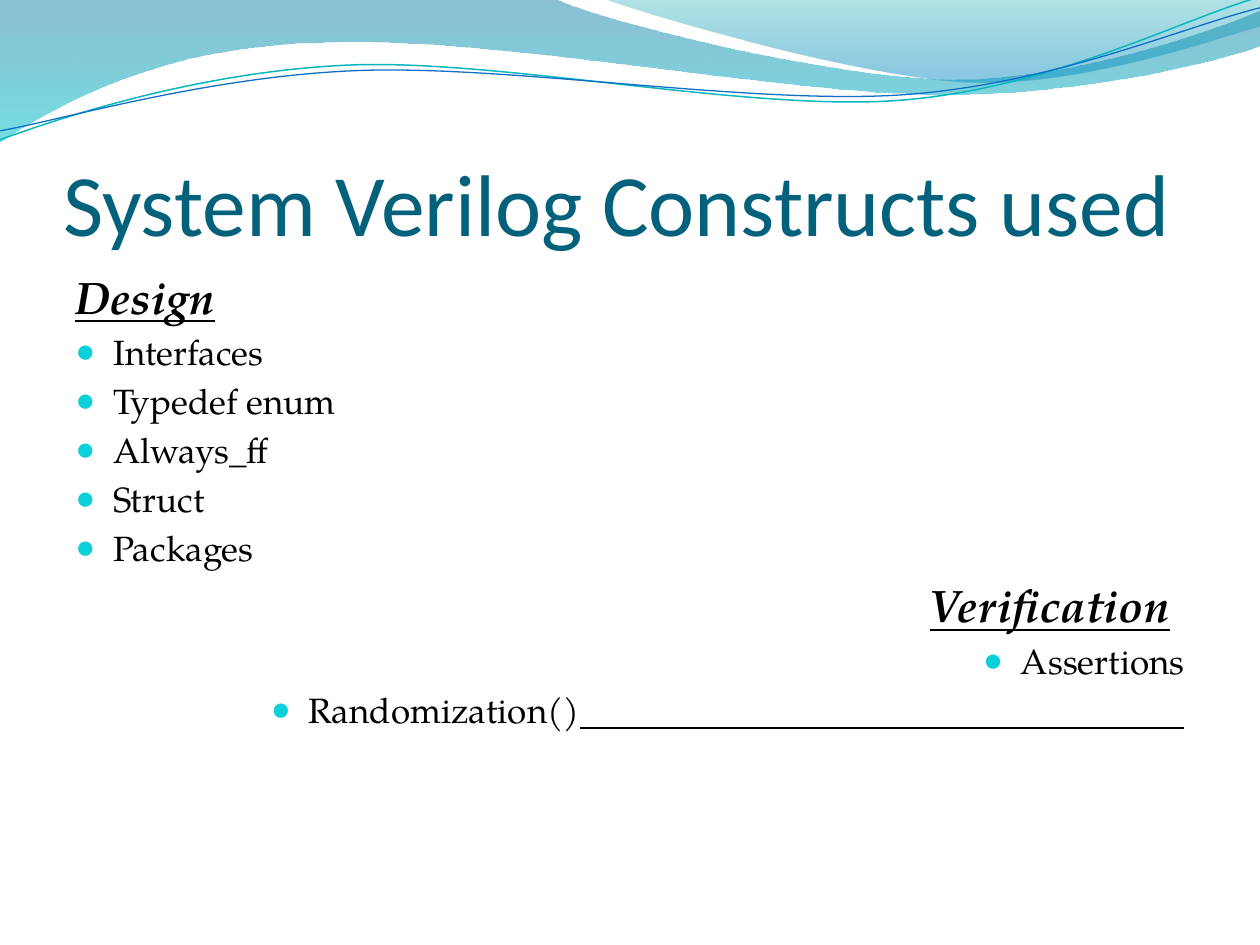
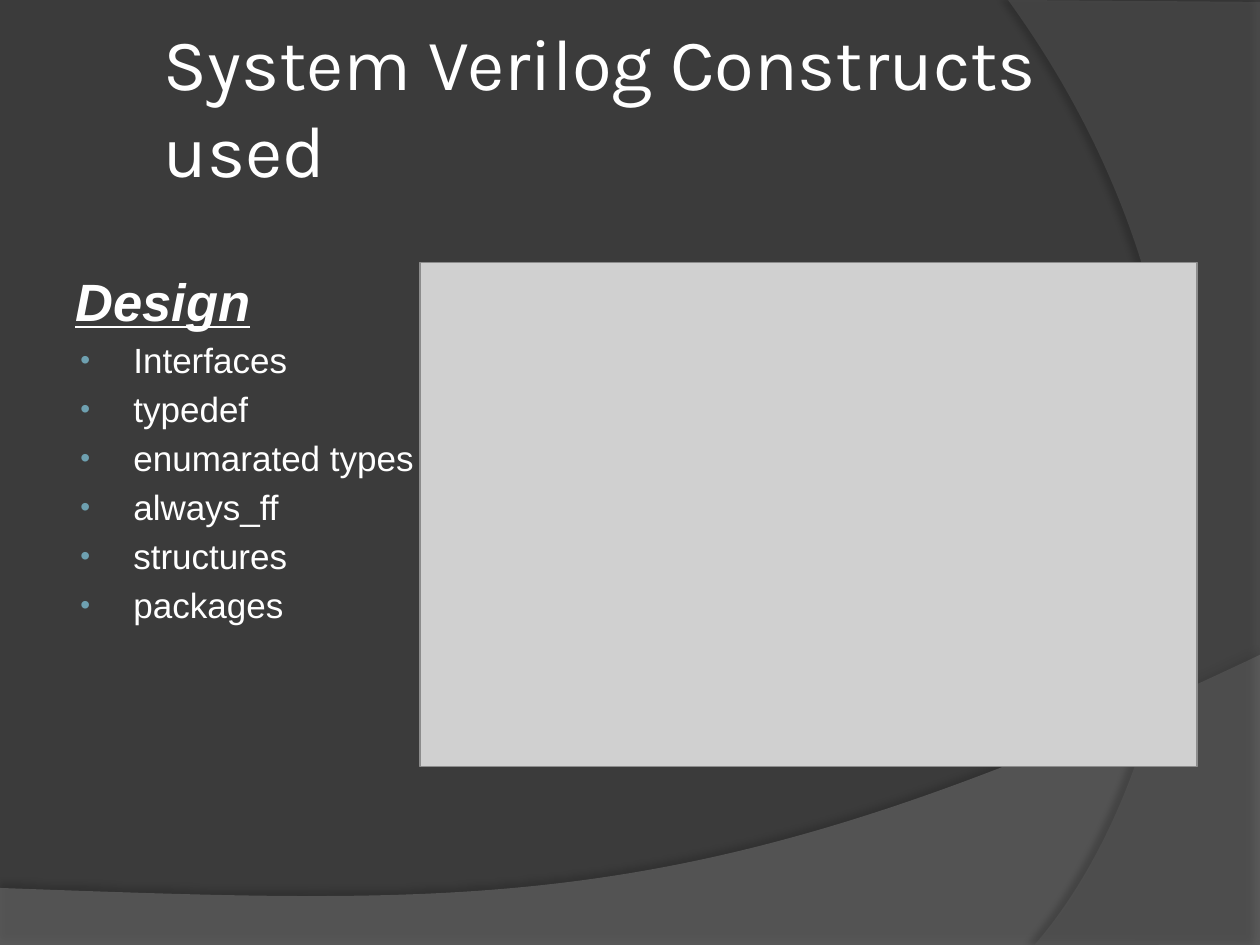
Before and after one commit to dhanusht6/system_verilog_project, a slide deck: slide 5 of Design and Verification of Cache with Cache coherency.pptx (slide 4 before the commit). Drawn at 1260x945 pixels with LibreOffice and Linux fonts; fonts in the diff are those of the drawing; grey boxes stand for pictures; background and template pictures are left out. Boxes give left, top, right and bottom in pixels: in the first picture for what was removed or moved away, otherwise in the second. Text is boxed around its words. In the diff, an @@ line names an element or a change of style, - is before the commit and + after.

```diff
--- a/Design and Verification of Cache with Cache coherency.pptx
+++ b/Design and Verification of Cache with Cache coherency.pptx
@@ background picture (left out) to #3B3B3B @@
@@ freeform shape removed at [0,0,1260,142] @@
@@ freeform shape removed at [0,0,1260,147] @@
@@ freeform shape removed at [0,8,1260,141] @@
@@ title "System Verilog Constructs used": place and size @@
-title "System Verilog Constructs used" at [63,175,1170,251]
+title "System Verilog Constructs used" at [164,40,1036,178]
@@ title "System Verilog Constructs used" at [164,40,1036,178]: size 50 to 41.4 pt, font Calibri to Karla, text colour #04617B to #FFFFFF; vertical alignment bottom to middle @@
@@ freeform shape removed at [604,0,1260,87] @@
@@ freeform shape added at [1008,0,1260,945], fill #5E5E5E at 40% opacity @@
@@ picture added at [420,262,1197,766] @@
@@ text at [75,283,287,374]: size 26 to 30 pt in "Design"; font TeX Gyre Pagella to Arial, text colour #000000 to #FFFFFF in "Design", "Interfaces"; bullet ● to •; bullet colour #0BD0D9 to #6EA0B0 @@
@@ text at [133,396,414,625]: text changed; font TeX Gyre Pagella to Arial; text colour #000000 to #FFFFFF @@
-● Typedef enum
-● Always_ff
-● Struct
-● Packages
-Verification
-● Assertions
-● Randomization()
+• typedef
+• enumarated types
+• always_ff
+• structures
+• packages
@@ freeform shape added at [0,655,1260,945], fill #7F7F7F at 45% opacity @@
```
Also in this commit, not shown: 12 other slides changed, 30 slides added, 4 slides removed.
